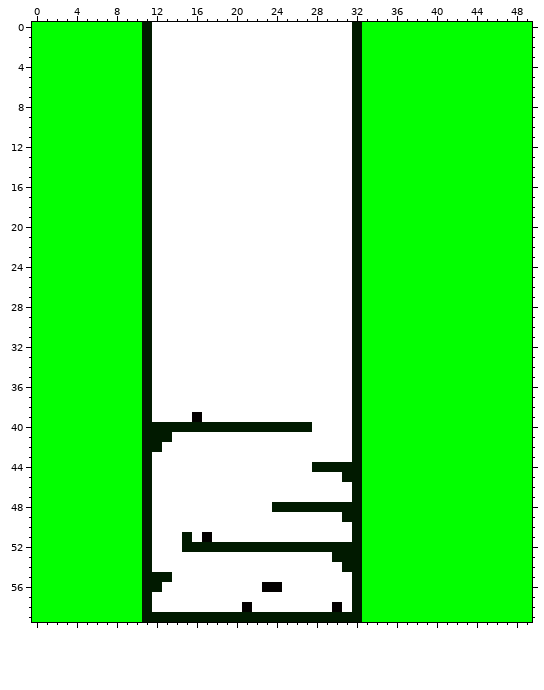
Edited in one commit: pixel-art sprite (Moteur/Assets/ROOMS/ROOM_7.png). That is the earlier state.
The file is 50x60 pixels. Colours within 5 levels of each other are drawn and written as one.
After the commit:
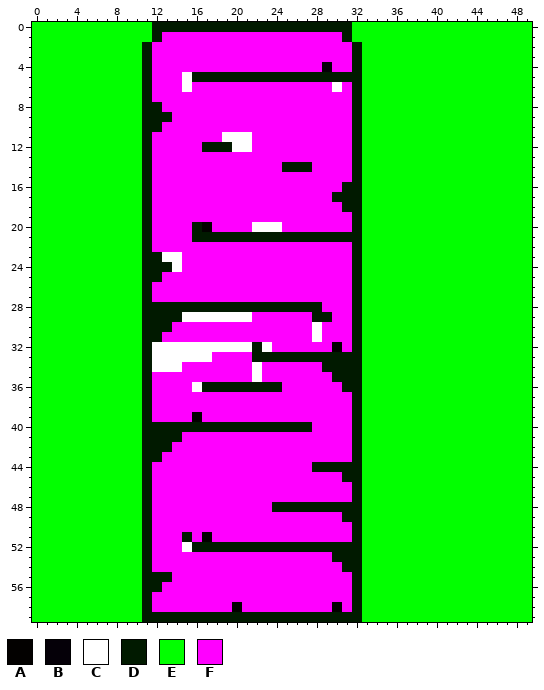
Palette (. is transparent): A #030100  B #050008  C #ffffff  D #011a00  E #02ff00  F #ff00ff
What changed:
Changed rows in their new state; - is an unchanged pixel.
first column x 11:
 0 EDDDDDDDDDDDDDDDDDDDDE
 1 EDFFFFFFFFFFFFFFFFFFDE
 2 -FFFFFFFFFFFFFFFFFFFF-
 3 -FFFFFFFFFFFFFFFFFFFF-
 4 -FFFFFFFFFFFFFFFFFBFF-
 5 -FFF-DDDDDDDDDDDDDDDD-
 6 -FFF-FFFFFFFFFFFFFF-F-
 7 -FFFFFFFFFFFFFFFFFFFF-
 8 -DFFFFFFFFFFFFFFFFFFF-
 9 -DDFFFFFFFFFFFFFFFFFF-
10 -DFFFFFFFFFFFFFFFFFFF-
11 -FFFFFFF---FFFFFFFFFF-
12 -FFFFFDDD--FFFFFFFFFF-
13 -FFFFFFFFFFFFFFFFFFFF-
14 -FFFFFFFFFFFFFDDDFFFF-
15 -FFFFFFFFFFFFFFFFFFFF-
16 -FFFFFFFFFFFFFFFFFFFD-
17 -FFFFFFFFFFFFFFFFFFDD-
18 -FFFFFFFFFFFFFFFFFFFD-
19 -FFFFFFFFFFFFFFFFFFFF-
20 -FFFFDAFFFF---FFFFFFF-
21 -FFFFDDDDDDDDDDDDDDDD-
22 -FFFFFFFFFFFFFFFFFFFF-
23 -D--FFFFFFFFFFFFFFFFF-
24 -DD-FFFFFFFFFFFFFFFFF-
25 -DFFFFFFFFFFFFFFFFFFF-
26 -FFFFFFFFFFFFFFFFFFFF-
27 -FFFFFFFFFFFFFFFFFFFF-
28 -DDDDDDDDDDDDDDDDDFFF-
29 -DDD-------FFFFFFDDFF-
30 -DDFFFFFFFFFFFFFF-FFF-
31 -DFFFFFFFFFFFFFFF-FFF-
32 -----------D-FFFFFFAF-
33 -------FFFFDDDDDDDDDD-
34 ----FFFFFFF-FFFFFFDDD-
35 -FFFFFFFFFF-FFFFFFFDD-
36 -FFFF-DDDDDDDDFFFFFFD-
37 -FFFFFFFFFFFFFFFFFFFF-
38 -FFFFFFFFFFFFFFFFFFFF-
39 -FFFF-FFFFFFFFFFFFFFF-
40 -----------------FFFF-
41 ---DFFFFFFFFFFFFFFFFF-
42 --DFFFFFFFFFFFFFFFFFF-
43 -DFFFFFFFFFFFFFFFFFFF-
44 -FFFFFFFFFFFFFFFF-----
45 -FFFFFFFFFFFFFFFFFFF--
46 -FFFFFFFFFFFFFFFFFFFF-
47 -FFFFFFFFFFFFFFFFFFFF-
48 -FFFFFFFFFFFF---------
49 -FFFFFFFFFFFFFFFFFFF--
50 -FFFFFFFFFFFFFFFFFFFF-
51 -FFF-F-FFFFFFFFFFFFFF-
52 -FFFC-----------------
53 -FFFFFFFFFFFFFFFFFF---
54 -FFFFFFFFFFFFFFFFFFF--
55 ---FFFFFFFFFFFFFFFFFF-
56 --FFFFFFFFFFFFFFFFFFF-
57 -FFFFFFFFFFFFFFFFFFFF-
58 -FFFFFFFFAFFFFFFFFF-F-
